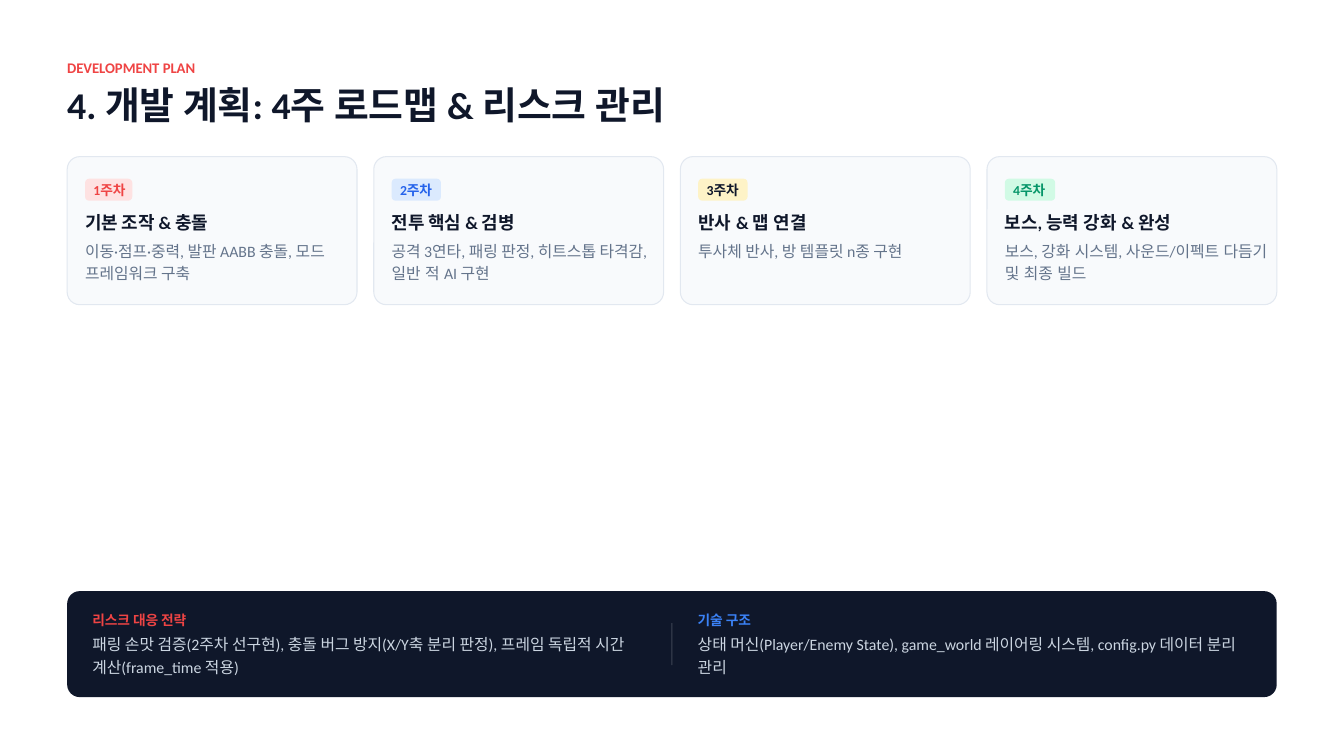
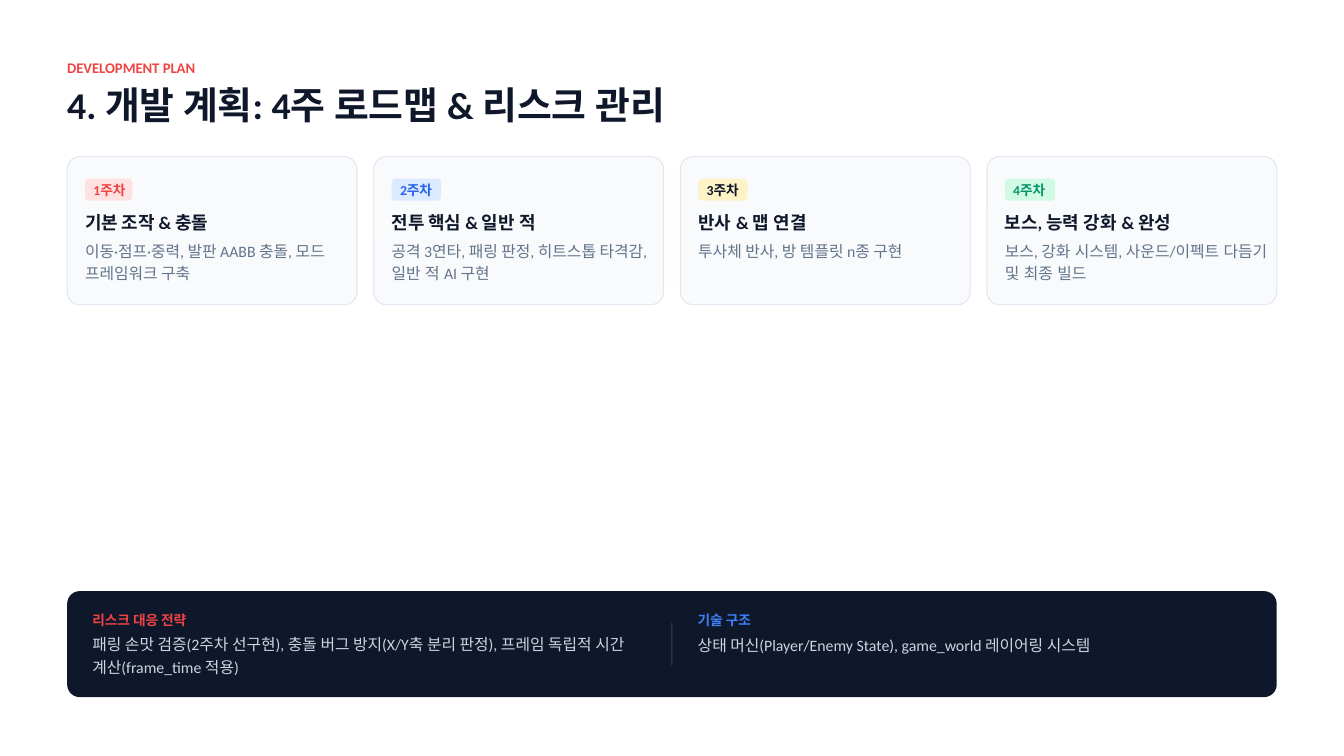
Before and after one commit to jinho1042/2023180020_Avenger, a slide deck: slide 5 of Avenger 1차 발표.pptx. Drawn at 1344x756 pixels with LibreOffice and Linux fonts; fonts in the diff are those of the drawing. Boxes give left, top, right and bottom in pixels: in the first picture for what was removed or moved away, otherwise in the second. Text is boxed around its words. In the diff, an @@ line names an element or a change of style, - is before the commit and + after.

```diff
--- a/Avenger 1차 발표.pptx
+++ b/Avenger 1차 발표.pptx
@@ text at [392, 214, 537, 231]: text changed @@
-전투 핵심 & 검병
+전투 핵심 & 일반 적
@@ text at [698, 638, 1091, 654]: text changed @@
-상태 머신(Player/Enemy State), game_world 레이어링 시스템, config.py 데이터 분리 관리
+상태 머신(Player/Enemy State), game_world 레이어링 시스템
```
Also in this commit, not shown: 8 other files.
